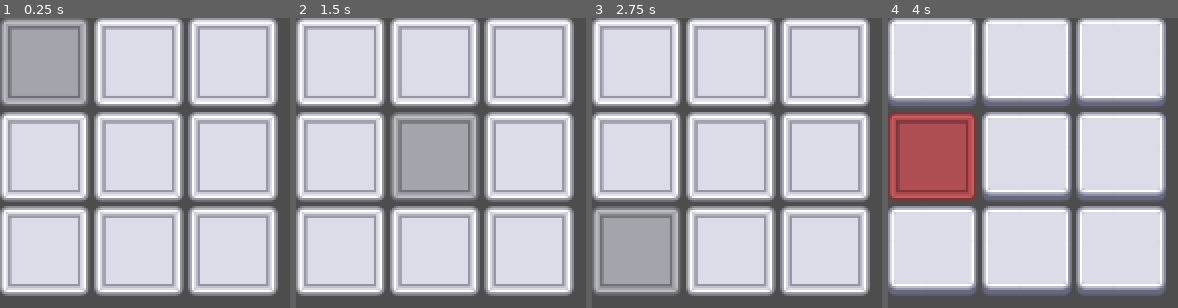
Above: before the commit, frames 1-4 (left to right).
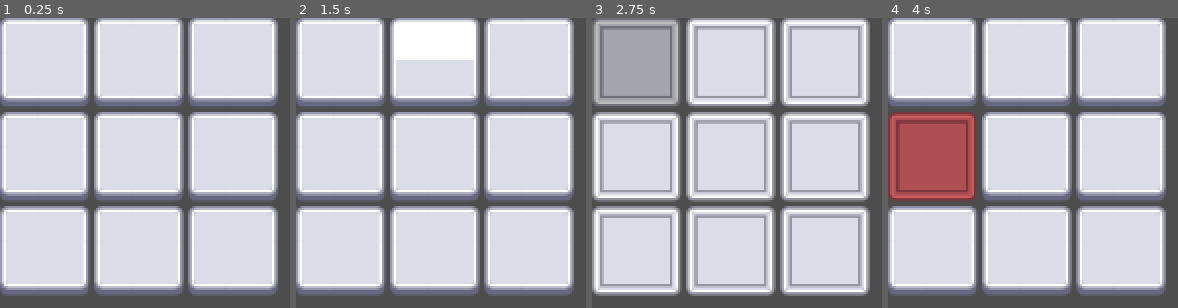
Above: after the commit, the same moments.

Repository: Han2-Ro/gmtk25
Game: Godot game, scene res://main.tscn
Two runs of this game, one before a commit and one after it. Both use one fixed random seed, a clock stepped at 60 frames per second and the inputs below.
Inputs (mouse positions are in pixels of both pictures, inside the frame that each line leads up to):
- Up to frame 1 (0.25 s): no input
- Up to frame 2 (1.5 s): click (339, 61) at 0.52 s; click (435, 61) at 1.27 s
- Up to frame 3 (2.75 s): click (824, 61) at 2.02 s
- Up to frame 4 (4 s): tap Enter at 2.75 s; move the mouse to (outside the picture) at 2.77 s; click (931, 157) at 3.5 s

The runs differ from the first frame. In frame 1, 24% of the frame differs, in the area x 0-96%, y 0-96%; in frame 2, 27%, in the area x 0-96%, y 2-96%; in frame 3, 19%; in frame 4, nothing differs.

Commit message:
feat: play subsequences

Diff:
--- a/show_sequence/grid_container.gd
+++ b/show_sequence/grid_container.gd
@@ -31,28 +31,36 @@
 		buttons.append(button)
 		button._controller_ready(self)
 
-	var sequence = generate_sequence(buttons, 3)
-	play_sequence(buttons, sequence)
+	var sequence = generate_sequence(buttons, 10)
+
+	for i in range(len(sequence)):
+		var sub_sequence = sequence.slice(0, i+1)
+		await play_sequence(buttons, sub_sequence)
+
+	print("FULLY WON THIS SHIT!!!")
 
 func play_sequence(
 	buttons: Array[SequenceButton],
-	level_sequence: Array[SequenceButton],
+	sequence: Array[SequenceButton],
 ):
-	flash_sequence(level_sequence)
+	await get_tree().create_timer(2.0).timeout
+	flash_sequence(sequence)
 
-	for button in level_sequence:
-		var wrong_buttons = buttons.filter(func(b): return b != button)
+	for step in sequence:
+		var wrong_buttons = buttons.filter(func(b): return b != step)
 		connect_wrong_buttons(wrong_buttons)
 
-		await button.pressed
-		pressed_correct.emit(button)
-		await button.this_pressed_correct()
+		await step.pressed
+		pressed_correct.emit(step)
+		step.this_pressed_correct()
 
 		disconnect_wrong_buttons(wrong_buttons)
+
 		step_completed.emit()
 		print("Correct")
 
-	print("WINNER")
+	print("SEQUENCE COMPLETE")
+
 
 func connect_wrong_buttons(buttons):
 	for other_button in buttons:
--- a/show_sequence/sequence_button.gd
+++ b/show_sequence/sequence_button.gd
@@ -6,7 +6,6 @@
 func _controller_ready(controller: SequenceController):
 	controller.sequence_flash_start.connect(on_sequence_flash_start)
 	controller.sequence_flash_end.connect(_reset)
-	controller.step_completed.connect(on_step_completed)
 	controller.pressed_correct.connect(_on_pressed_correct_button)
 
 func on_sequence_flash_start():
@@ -27,11 +26,7 @@
 
 func this_pressed_correct():
 	self.modulate = Color.GREEN_YELLOW
-	await get_tree().create_timer(.8).timeout
 
 func this_pressed_wrong():
 	self.modulate = Color.INDIAN_RED
 	self.disabled = true
-
-func on_step_completed():
-	self._reset()
